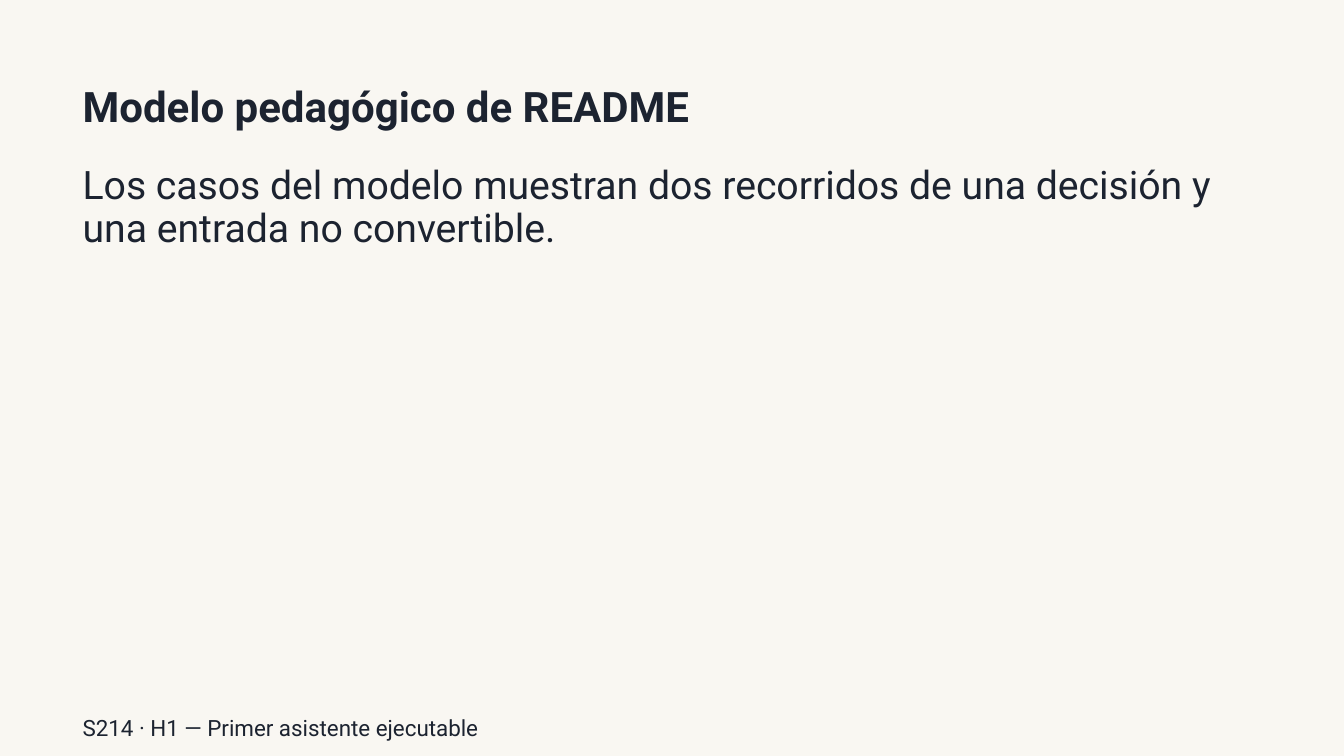
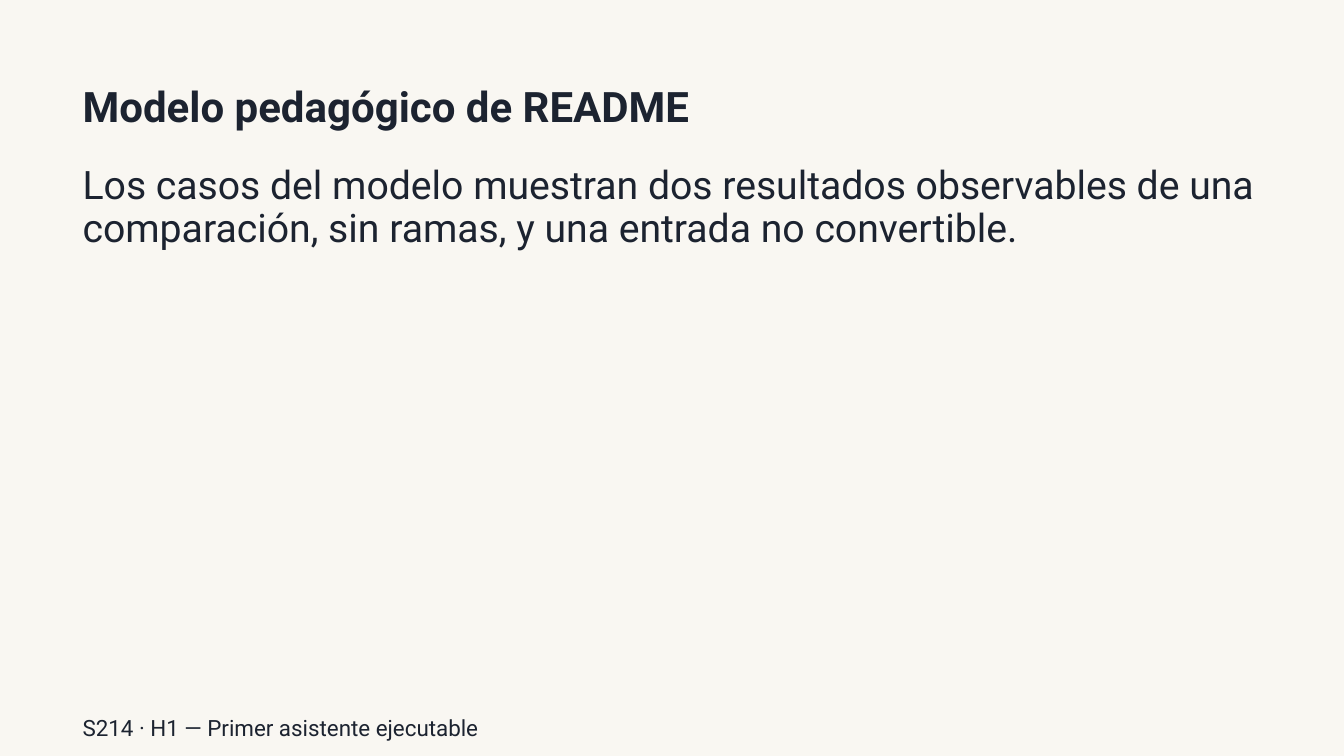
Before and after one commit to llombardero/curso-26-27, a slide deck: slide 8 of 02-PROFESORADO/03-PRESENTACIONES/POR-SESION/h1/S214-readme-y-evidencia-de-ejecucion-presentacion.pptx. Drawn at 1344x756 pixels with LibreOffice and Linux fonts; fonts in the diff are those of the drawing. Boxes give left, top, right and bottom in pixels: in the first picture for what was removed or moved away, otherwise in the second. Text is boxed around its words. In the diff, an @@ line names an element or a change of style, - is before the commit and + after.

```diff
--- a/02-PROFESORADO/03-PRESENTACIONES/POR-SESION/h1/S214-readme-y-evidencia-de-ejecucion-presentacion.pptx
+++ b/02-PROFESORADO/03-PRESENTACIONES/POR-SESION/h1/S214-readme-y-evidencia-de-ejecucion-presentacion.pptx
@@ text at (83,169,1253,251): text changed @@
-Los casos del modelo muestran dos recorridos de una decisión y una entrada no convertible.
+Los casos del modelo muestran dos resultados observables de una comparación, sin ramas, y una entrada no convertible.
```
Also in this commit, not shown: 3 other slides changed, 1 slide removed, 56 other files.
